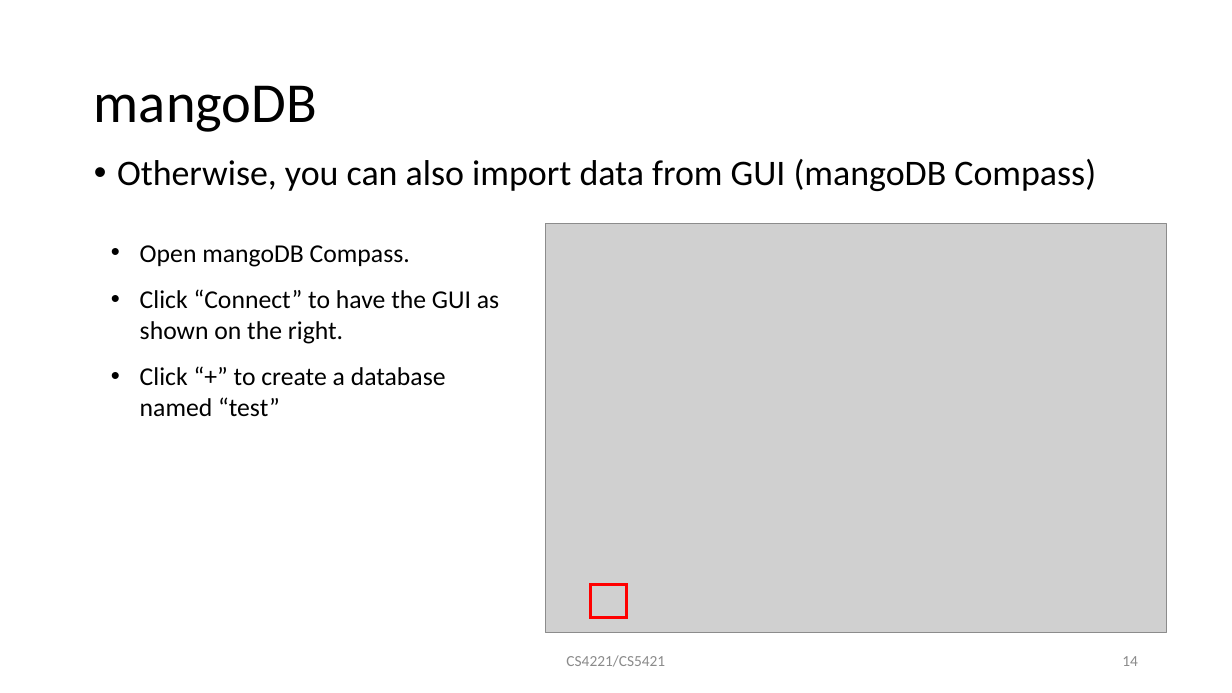
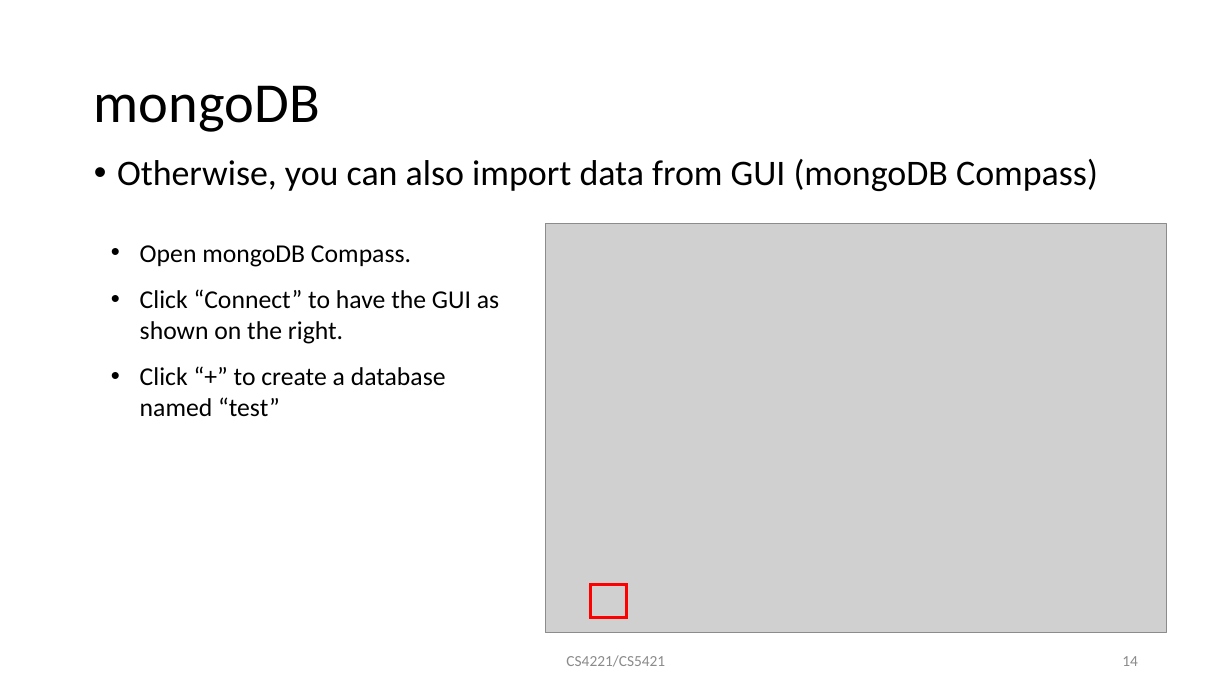
Before and after one commit to mark-h-meng/BT5110-tutorials, a slide deck: slide 14 of src/4221-t6/t6.pptx. Drawn at 1232x693 pixels with LibreOffice and Linux fonts; fonts in the diff are those of the drawing; grey boxes stand for pictures. Boxes give left, top, right and bottom in pixels: in the first picture for what was removed or moved away, otherwise in the second. Text is boxed around its words. In the diff, an @@ line names an element or a change of style, - is before the commit and + after.

```diff
--- a/src/4221-t6/t6.pptx
+++ b/src/4221-t6/t6.pptx
@@ title at (94, 85, 320, 132): text changed @@
-mangoDB
+mongoDB
@@ text at (117, 159, 1098, 191): text changed @@
-• Otherwise, you can also import data from GUI (mangoDB Compass)
+• Otherwise, you can also import data from GUI (mongoDB Compass)
@@ text at (140, 245, 411, 267): text changed @@
-• Open mangoDB Compass.
+• Open mongoDB Compass.
```
Also in this commit, not shown: 6 other slides changed, 8 other files.
